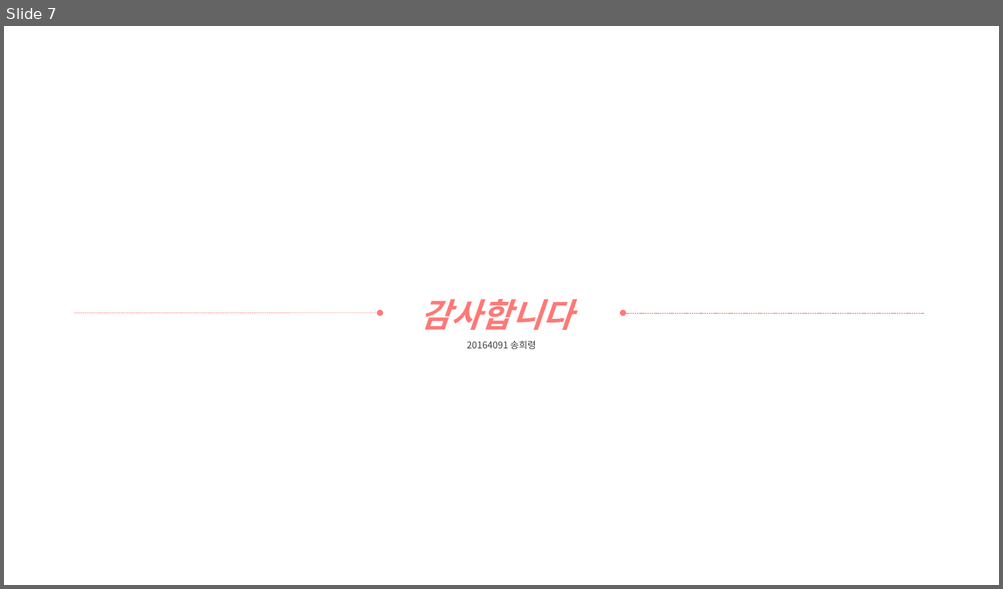
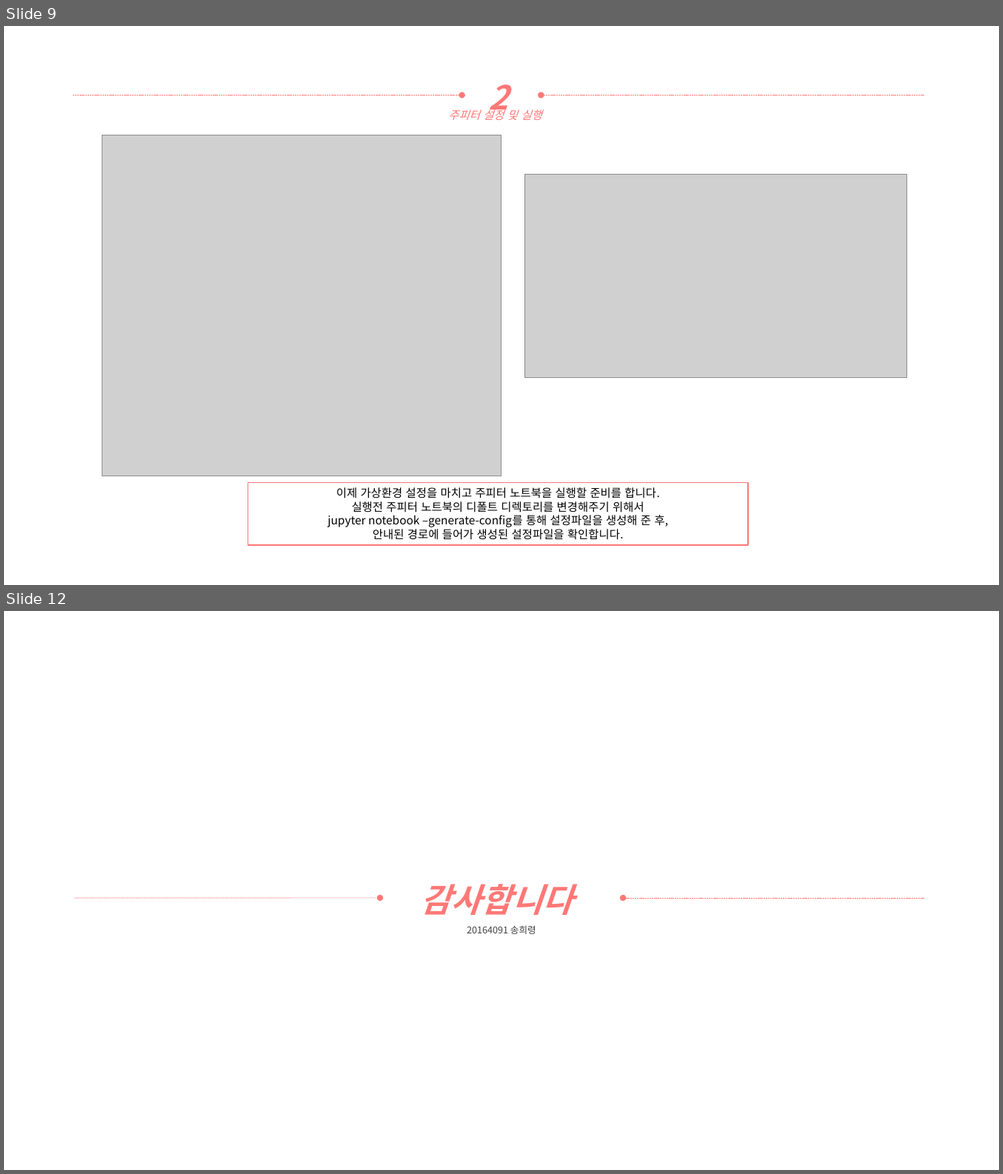
Before and after one commit to yooatom2200/Programing_Base_2, a slide deck: 2장/20164091-송희령-2주차 과제.pptx. Shown one above the other, each under a label of ours: slide 7 before the commit, slides 9 and 12 after it; the slides between them are not shown. The pictures are 1003x589 and 1003x1174 pixels, drawn with LibreOffice and Linux fonts; fonts in the diff are those of the drawing; grey boxes stand for pictures. Boxes give left, top, right and bottom in pixels: in the first picture for what was removed or moved away, otherwise in the second. Text is boxed around its words. In the diff, an @@ line names an element or a change of style, - is before the commit and + after.

```diff
--- a/2장/20164091-송희령-2주차 과제.pptx
+++ b/2장/20164091-송희령-2주차 과제.pptx
@@ slide 9 added at [4,26,999,585], background #FFFFFF @@
@@ text added at [488,84,507,118], 32 pt, text #FF7876, bold, italic @@
+2
@@ arrow added from (73, 96) to (462, 96), #FF7876 0.5 pt dashed @@
@@ text added at [448,107,541,120], 11 pt, text #FF7876, italic @@
+주피터 설정 및 실행
@@ arrow added from (924, 96) to (541, 96), #FF7876 0.5 pt dashed @@
@@ picture added at [102,136,501,477] @@
@@ picture added at [525,175,907,378] @@
@@ rectangle added at [248,483,748,545], outline #FF7876 1 pt, 11 pt, text #000000 @@
+이제 가상환경 설정을 마치고 주피터 노트북을 실행할 준비를 합니다.
+실행전 주피터 노트북의 디폴트 디렉토리를 변경해주기 위해서
+jupyter notebook –generate-config를 통해 설정파일을 생성해 준 후,
+안내된 경로에 들어가 생성된 설정파일을 확인합니다.
@@ what was slide 7 is now slide 12 @@
```
Also in this commit, not shown: 3 slides changed, 4 other slides added.
